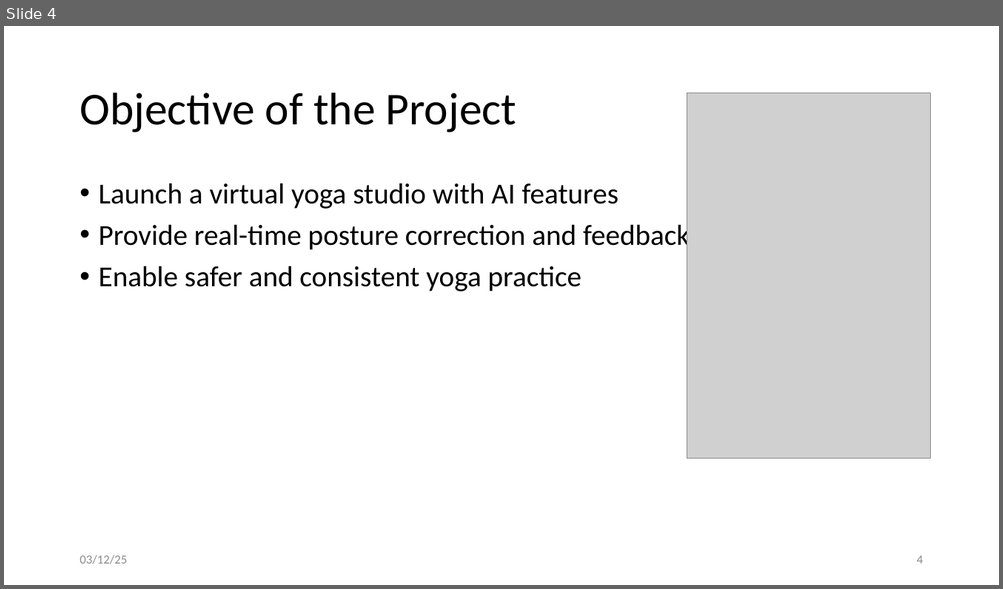
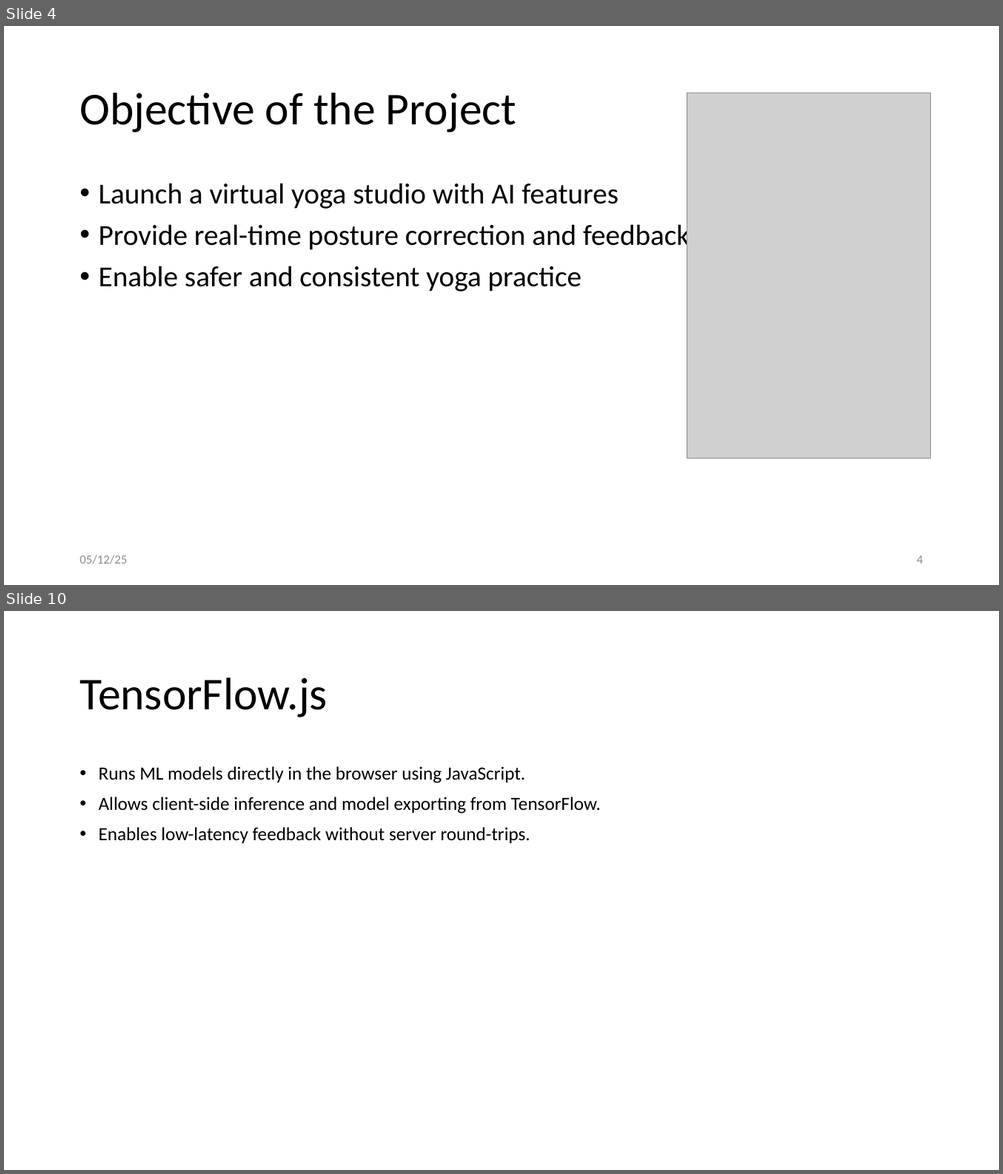
Before and after one commit to SaiSudhaV/VirtualYogaTrainer, a slide deck: docs/MT24AAC019_MiniProject_Evaluation3.pptx. Shown one above the other, each under a label of ours: slide 4 before the commit, slides 4 and 10 after it; the slides between them are not shown. The pictures are 1003x589 and 1003x1174 pixels, drawn with LibreOffice and Linux fonts; fonts in the diff are those of the drawing; grey boxes stand for pictures. Boxes give left, top, right and bottom in pixels: in the first picture for what was removed or moved away, otherwise in the second. Text is boxed around its words. In the diff, an @@ line names an element or a change of style, - is before the commit and + after.

```diff
--- a/docs/MT24AAC019_MiniProject_Evaluation3.pptx
+++ b/docs/MT24AAC019_MiniProject_Evaluation3.pptx
@@ slide 10 added at bbox=[4, 611, 999, 1170], background #FFFFFF @@
@@ title added at bbox=[79, 678, 327, 718], 44 pt, text #000000 @@
+TensorFlow.js
@@ text added at bbox=[99, 766, 600, 843], 18 pt, text #000000 @@
+• Runs ML models directly in the browser using JavaScript.
+• Allows client-side inference and model exporting from TensorFlow.
+• Enables low-latency feedback without server round-trips.
@@ slide 4 changed as well @@
@@ text at bbox=[79, 555, 127, 565]: text changed @@
-03/12/25
+05/12/25
```
Also in this commit, not shown: 8 other slides changed, 16 other slides added, 1 slide removed, 13 other files.
